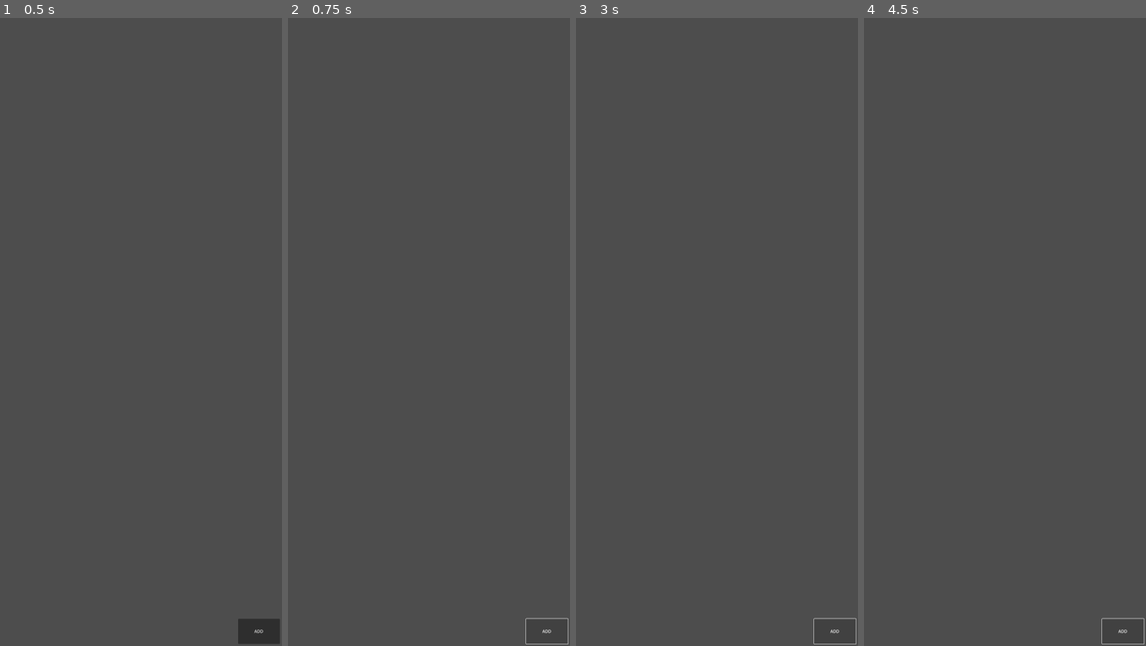
Above: before the commit, frames 1-4 (left to right).
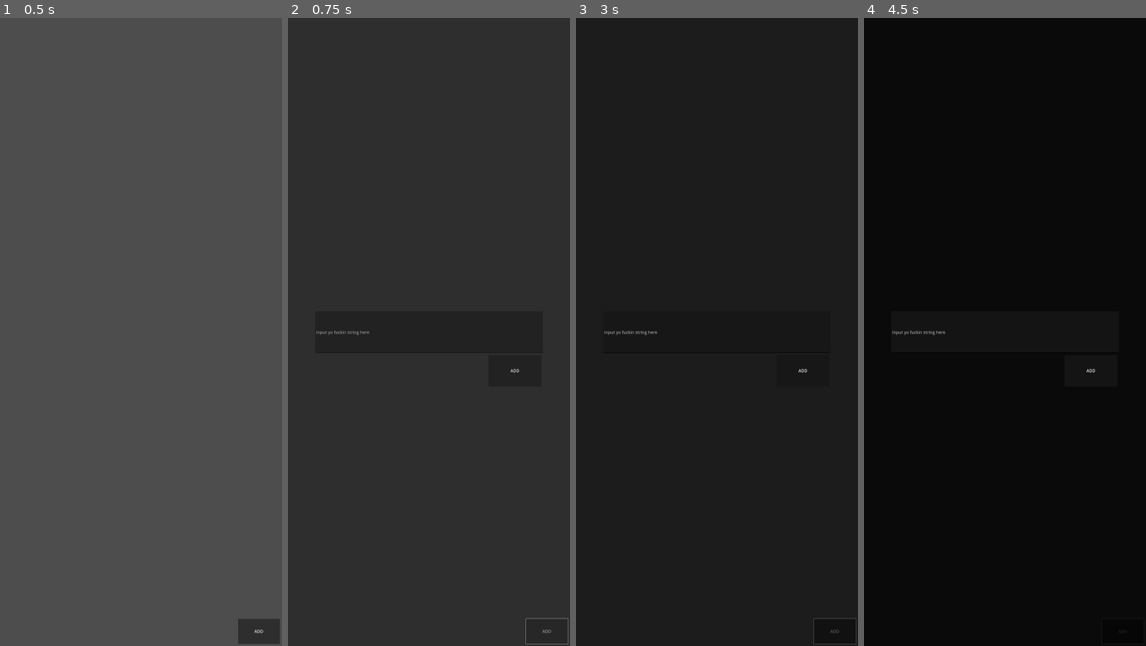
Above: after the commit, the same moments.

Repository: POtOSoftware/rankmanplusplus
Game: Godot game, scene res://Scenes/ListScene/ListScene.tscn
The game is run twice, just before and just after one commit, with the same random seed, the same clock (stepped at 60 frames per second) and the same inputs.
Inputs:
- Up to frame 1 (0.5 s): no input
- Up to frame 2 (0.75 s): click "ADD" at 0.5 s
- Up to frame 3 (3 s): click "ADD" at 1.25 s; click "ADD" at 2 s; tap Enter at 2.75 s
- Up to frame 4 (4.5 s): tap Space at 3.5 s; tap Enter at 4.25 s

Frame 1 is identical in both runs. In frame 2, 100% of the frame differs, in the area x 0-100%, y 0-100%; in frame 3, 100%; in frame 4, 100%.

Commit message:
create list item input and add it to da array

Diff:
--- a/Global/AppManager.gd
+++ b/Global/AppManager.gd
@@ -1,9 +1,16 @@
 extends Node
 
+signal new_item_added
+
 var pre_ListItem: PackedScene = preload("res://Prefabs/ListItem/ListItem.tscn")
+var pre_ListInput: PackedScene = preload("res://Prefabs/ListInputPopup/ListInputPopup.tscn")
+
 var list_container = null
 
 var main_list: Array: set = set_main_list
+var main_list_backup: Array
+
+var new_item_signal = "new_item_added"
 
 func create_list_item(_text: String, _index: int):
 	var ListItemInstance = pre_ListItem.instantiate()
@@ -11,5 +18,16 @@
 	list_container.add_child(ListItemInstance)
 	ListItemInstance.initialize(_text, _index)
 
+func create_list_item_input():
+	var ListInputInstance = pre_ListInput.instantiate()
+
+	get_tree().get_root().add_child(ListInputInstance)
+
 func set_main_list(_new_list: Array):
 	main_list = _new_list
+
+func add_to_end(_input_item: String):
+	main_list_backup = main_list
+
+	main_list.append(_input_item)
+	new_item_added.emit()
--- /dev/null
+++ b/Prefabs/ListInputPopup/ListInputPopup.tscn
@@ -0,0 +1,53 @@
+[gd_scene load_steps=2 format=3 uid="uid://cr14hsgu5xxy8"]
+
+[ext_resource type="Script" uid="uid://bo517mucikopt" path="res://Prefabs/ListInputPopup/list_input_popup.gd" id="1_pamad"]
+
+[node name="ListInputPopup" type="Control"]
+z_index = 20
+layout_mode = 3
+anchors_preset = 15
+anchor_right = 1.0
+anchor_bottom = 1.0
+grow_horizontal = 2
+grow_vertical = 2
+script = ExtResource("1_pamad")
+
+[node name="ColorRect" type="ColorRect" parent="."]
+layout_mode = 1
+anchors_preset = 15
+anchor_right = 1.0
+anchor_bottom = 1.0
+grow_horizontal = 2
+grow_vertical = 2
+color = Color(0, 0, 0, 0.392157)
+
+[node name="LineEdit" type="LineEdit" parent="."]
+layout_mode = 1
+anchors_preset = 14
+anchor_top = 0.5
+anchor_right = 1.0
+anchor_bottom = 0.5
+offset_left = 104.0
+offset_top = -79.0
+offset_right = -104.0
+offset_bottom = 80.0
+grow_horizontal = 2
+grow_vertical = 2
+placeholder_text = "input ya fuckin string here"
+
+[node name="AddButton" type="Button" parent="."]
+layout_mode = 1
+anchors_preset = 6
+anchor_left = 1.0
+anchor_top = 0.5
+anchor_right = 1.0
+anchor_bottom = 0.5
+offset_left = -312.0
+offset_top = 88.0
+offset_right = -109.0
+offset_bottom = 208.0
+grow_horizontal = 0
+grow_vertical = 2
+text = "ADD"
+
+[connection signal="pressed" from="AddButton" to="." method="_on_add_button_pressed"]
--- /dev/null
+++ b/Prefabs/ListInputPopup/list_input_popup.gd
@@ -0,0 +1,7 @@
+extends Control
+
+func _on_add_button_pressed() -> void:
+	var _new_string = $LineEdit.text
+
+	AppManager.add_to_end(_new_string)
+	self.queue_free()
--- a/Scenes/ListScene/ListScene.tscn
+++ b/Scenes/ListScene/ListScene.tscn
@@ -73,3 +73,4 @@
 [connection signal="pressed" from="TestLists/Test1" to="." method="_on_test_1_pressed"]
 [connection signal="pressed" from="TestLists/Test2" to="." method="_on_test_2_pressed"]
 [connection signal="pressed" from="TestLists/Test3" to="." method="_on_test_3_pressed"]
+[connection signal="pressed" from="AddButton" to="." method="_on_add_button_pressed"]
--- a/Scenes/ListScene/list_scene.gd
+++ b/Scenes/ListScene/list_scene.gd
@@ -9,12 +9,13 @@
 func _ready() -> void:
 	AppManager.list_container = list_container
 
+	AppManager.connect(AppManager.new_item_signal, self.refresh_display)
 	#refresh_display(test_list)
 
 func _exit_tree() -> void:
 	AppManager.list_container = null
 
-func refresh_display(_input_list: Array) -> void:
+func refresh_display(_input_list: Array = AppManager.main_list) -> void:
 	print("REFRESHING LIST WITH LIST " + str(_input_list))
 	get_tree().call_group("list_item", "queue_free")
 
@@ -36,3 +37,6 @@
 func _on_test_1_pressed() -> void:
 	AppManager.set_main_list(test_list)
 	refresh_display(test_list)
+
+func _on_add_button_pressed() -> void:
+	AppManager.create_list_item_input()
Not shown, added: Prefabs/ListInputPopup/list_input_popup.gd.uid
